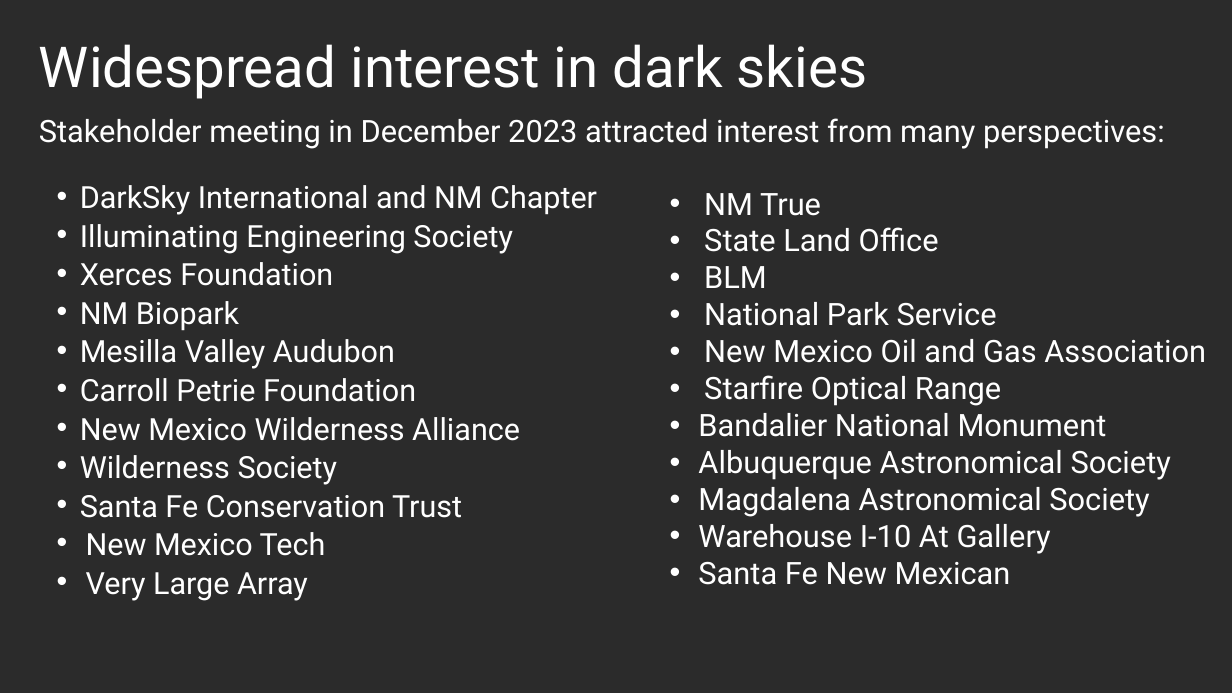
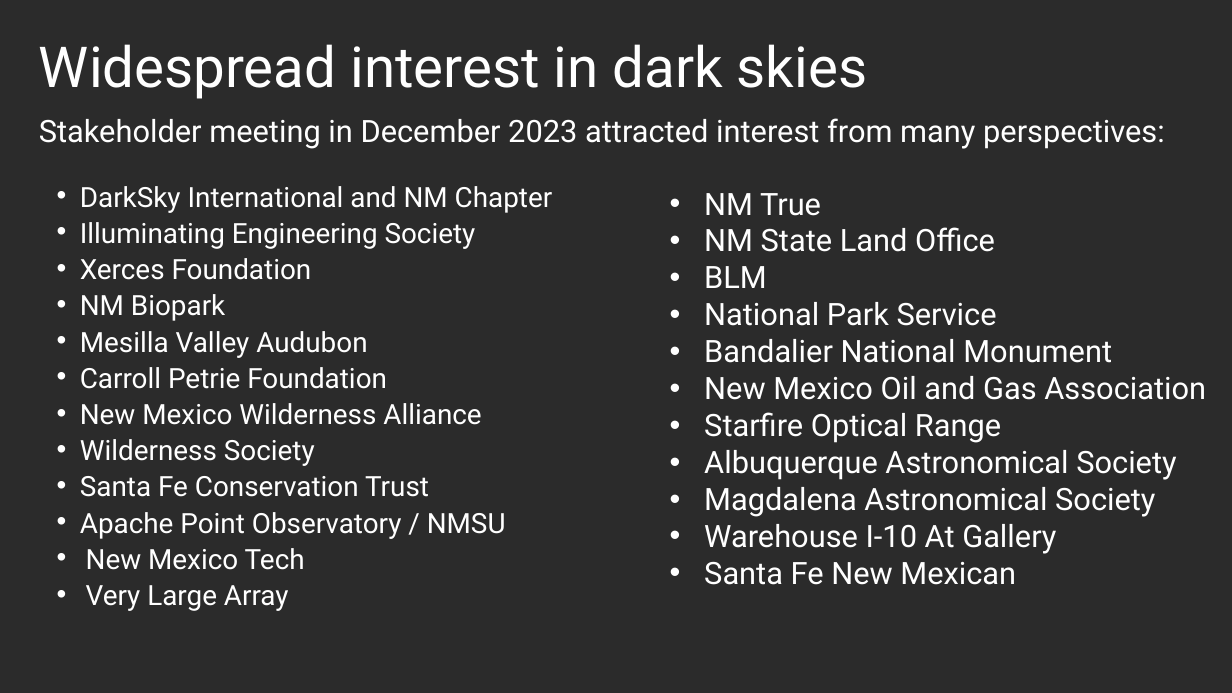
Before and after one commit to nmdarksky/nmdarksky.github.io, a slide deck: slide 4 of presentations/Revising the NSPA.pptx. Drawn at 1232x693 pixels with LibreOffice and Linux fonts; fonts in the diff are those of the drawing; background and template pictures are left out; a plain dark background stands for a picture behind light text. Boxes give left, top, right and bottom in pixels: in the first picture for what was removed or moved away, otherwise in the second. Text is boxed around its words. In the diff, an @@ line names an element or a change of style, - is before the commit and + after.

Commit message:
update

```diff
--- a/presentations/Revising the NSPA.pptx
+++ b/presentations/Revising the NSPA.pptx
@@ text at <box>80,186,553,611</box>: size 23.8 to 21.7 pt in "DarkSky International and NM Chapter", "Illuminating Engineering Society", "Xerces Foundation", "NM Biopark" and 7 more places @@
@@ text at <box>704,227,995,252</box>: text changed @@
-• State Land Office
+• NM State Land Office
@@ text at <box>704,339,1112,363</box>: paragraph added @@
+• Bandalier National Monument
@@ text at <box>698,413,1107,437</box>: paragraph removed @@
-• Bandalier National Monument
@@ text at <box>704,450,1176,585</box>: indent changed @@
@@ text at <box>80,512,506,539</box>: paragraph added @@
+• Apache Point Observatory / NMSU
```
Also in this commit, not shown: 1 other slide changed.
